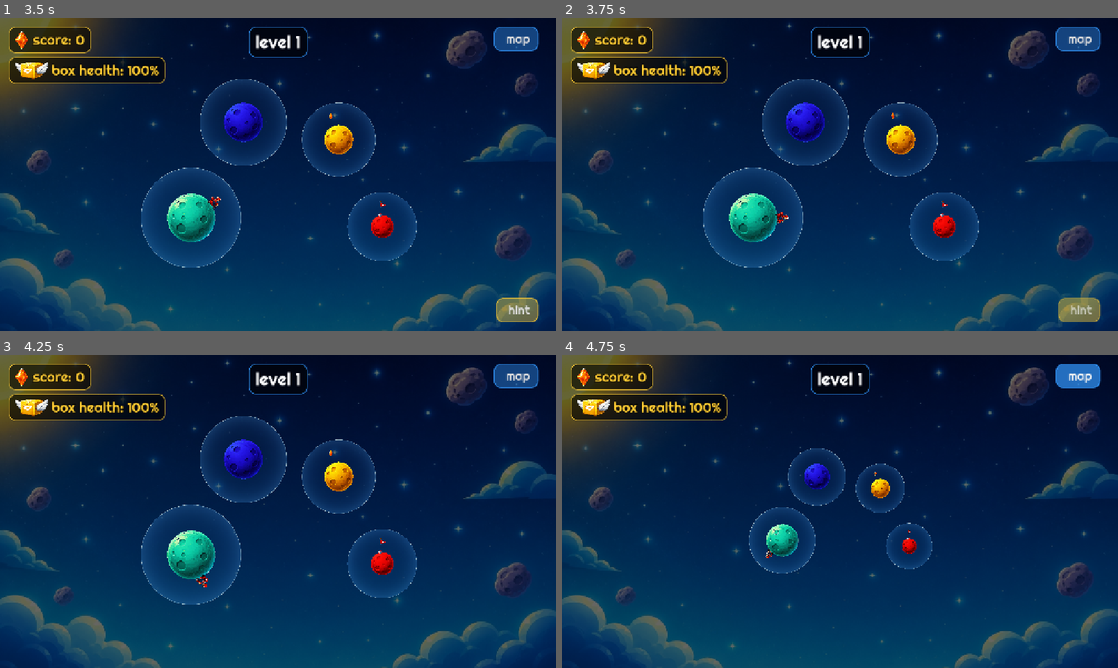
Above: before the commit, frames 1-4 (two rows, left to right).
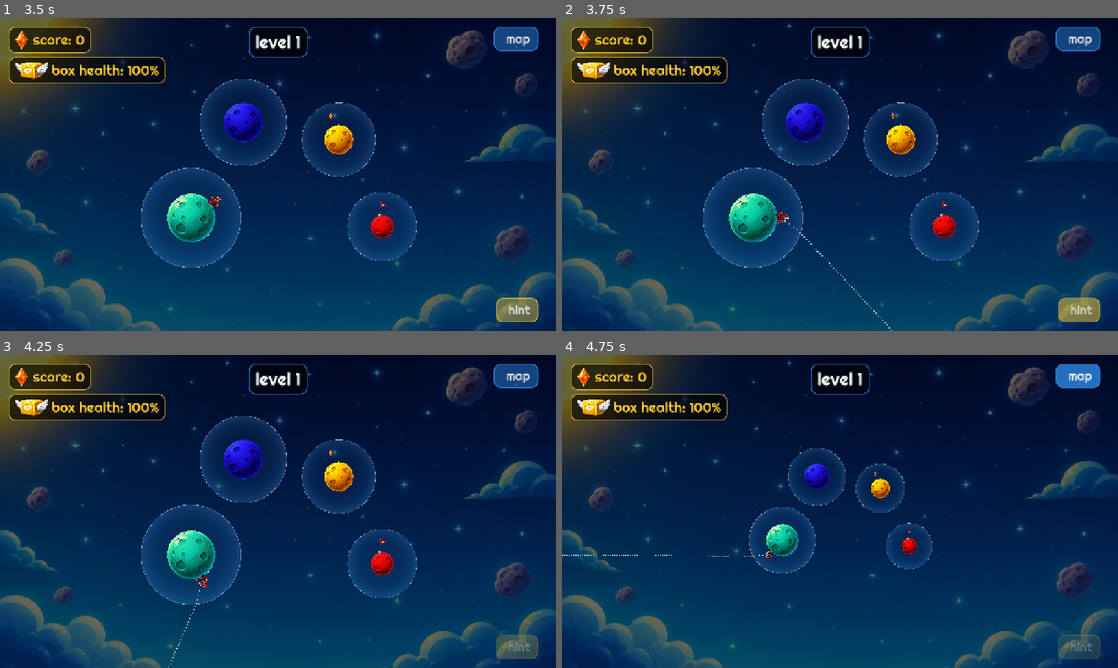
Above: after the commit, the same moments.

Repository: PandiaJason/classic
Game: Godot game, scene res://scenes/splash_screen.tscn
Two runs of this game, one before a commit and one after it. Both use one fixed random seed, a clock stepped at 60 frames per second and the inputs below. Sound files missing from this copy of the repository are replaced by a short silence.
Inputs:
- Up to frame 1 (3.5 s): tap Enter (ui_accept) at 0.5, 0.77, 1.25, 1.52 s; hold Right (ui_right) 0.53-2 s; click "start" at 2 s; click "1" at 2.75 s
- Up to frame 2 (3.75 s): click "hint" at 3.5 s
- Up to frame 3 (4.25 s): no input
- Up to frame 4 (4.75 s): click "map" at 4.25 s

Frame 1 is identical in both runs. In frame 2, less than 0.1% of the frame differs, in the area x 40-60%, y 64-100%; in frame 3, 0.6%, in the area x 30-97%, y 73-100%; in frame 4, 0.6%.

Commit message:
Hint: changed to tap-to-activate, trajectory stays visible until player lands on next planet

Diff:
--- a/scripts/in_game_ui.gd
+++ b/scripts/in_game_ui.gd
@@ -198,18 +198,15 @@
 func _on_hint_pressed():
 	if hint_used:
 		return
+	hint_used = true
 	if is_instance_valid(player):
 		player.show_trajectory = true
+	# Fade out the button after activation
+	var tween = create_tween()
+	tween.tween_property(hint_button, "modulate:a", 0.3, 0.5)
 
 func _on_hint_released():
-	if is_instance_valid(player):
-		player.show_trajectory = false
-	if not hint_used:
-		hint_used = true
-		# Fade out and hide the button
-		var tween = create_tween()
-		tween.tween_property(hint_button, "modulate:a", 0.0, 0.5)
-		tween.tween_callback(func(): hint_button.visible = false)
+	pass # Trajectory stays visible until player lands
 
 func _on_view_map_pressed():
 	is_viewing_map = !is_viewing_map
--- a/scripts/player_2d.gd
+++ b/scripts/player_2d.gd
@@ -161,6 +161,8 @@
 			# Player just landed on a planet
 			if not is_menu_demo and has_jumped:
 				has_jumped = false
+				# Auto-hide trajectory hint after landing
+				show_trajectory = false
 				if current_planet != null and "type" in current_planet and current_planet.type != 3:
 					GameManager.take_jump_damage()
 		was_on_ground = on_ground
